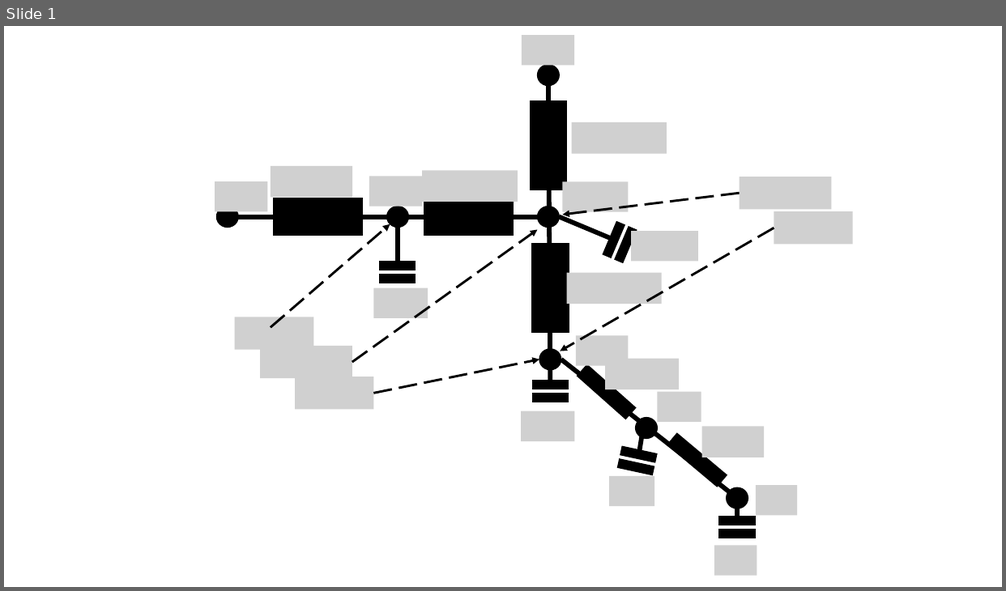
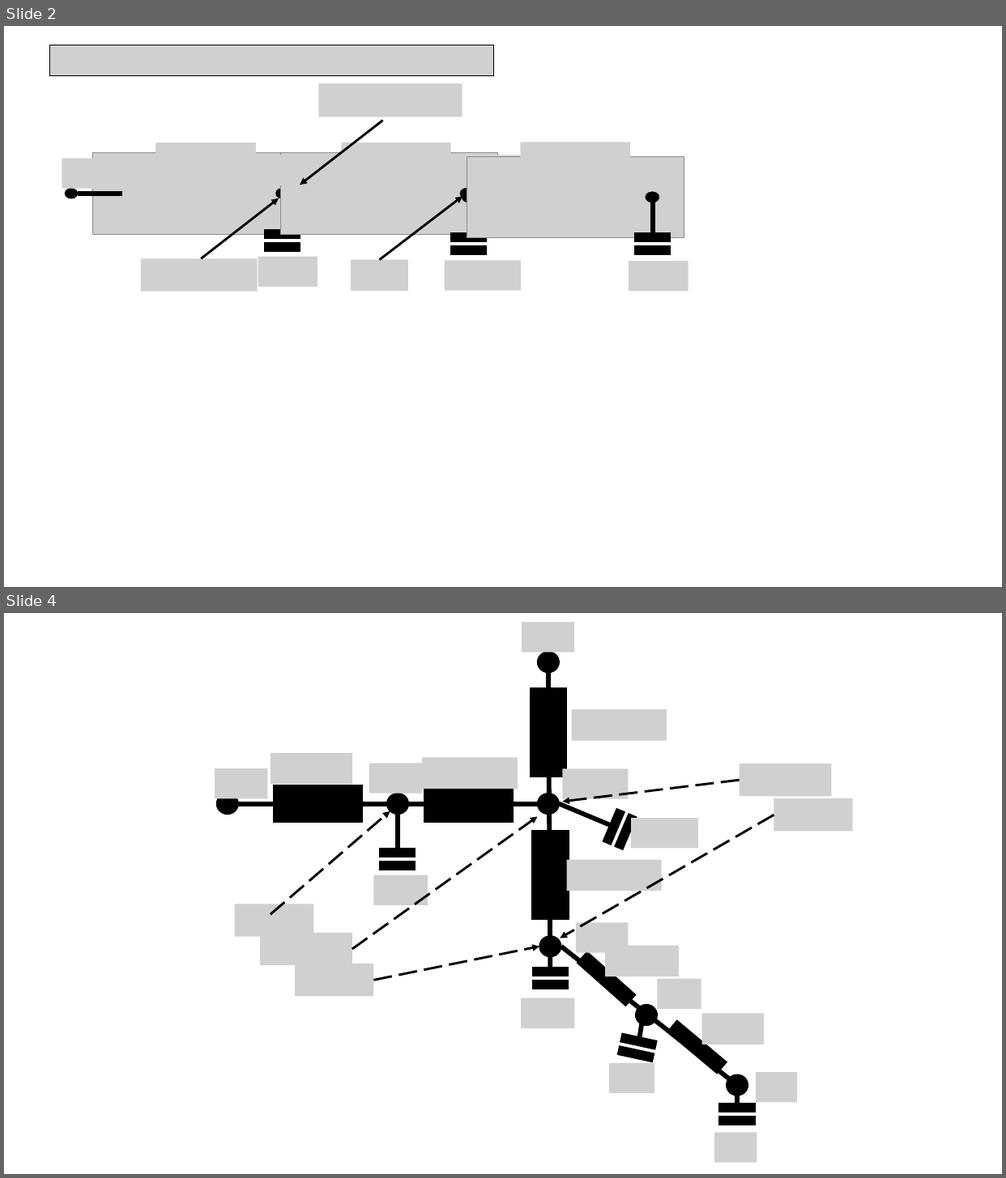
Before and after one commit to xixihaha1995/Hybrid_RC_GGMR, a slide deck: rc_network.pptx. Shown one above the other, each under a label of ours: slide 1 before the commit, slides 2 and 4 after it; the slides between them are not shown. The pictures are 1006x591 and 1006x1178 pixels, drawn with LibreOffice and Linux fonts; fonts in the diff are those of the drawing; grey boxes stand for pictures. Boxes give left, top, right and bottom in pixels: in the first picture for what was removed or moved away, otherwise in the second. Text is boxed around its words. In the diff, an @@ line names an element or a change of style, - is before the commit and + after.

```diff
--- a/rc_network.pptx
+++ b/rc_network.pptx
@@ slide 2 added at (x1=4, y1=26, x2=1002, y2=587), background #FFFFFF @@
@@ picture added at (x1=49, y1=45, x2=493, y2=75) @@
@@ picture added at (x1=318, y1=84, x2=462, y2=118) @@
@@ arrow added from (383, 120) to (300, 185), #000000 2.25 pt @@
@@ picture added at (x1=155, y1=143, x2=256, y2=174) @@
@@ picture added at (x1=342, y1=143, x2=451, y2=174) @@
@@ picture added at (x1=521, y1=142, x2=631, y2=173) @@
@@ picture added at (x1=62, y1=159, x2=127, y2=189) @@
@@ picture added at (x1=92, y1=152, x2=310, y2=234) @@
@@ picture added at (x1=253, y1=156, x2=311, y2=186) @@
@@ picture added at (x1=280, y1=152, x2=498, y2=234) @@
@@ picture added at (x1=445, y1=156, x2=521, y2=186) @@
@@ picture added at (x1=467, y1=156, x2=684, y2=238) @@
@@ picture added at (x1=624, y1=163, x2=682, y2=193) @@
@@ ellipse added at (x1=66, y1=189, x2=78, y2=199), fill #000000, outline #000000 1 pt @@
@@ line added from (78, 194) to (122, 194), #000000 4.5 pt @@
@@ ellipse added at (x1=275, y1=189, x2=288, y2=199), fill #000000, outline #000000 1 pt @@
@@ ellipse added at (x1=461, y1=189, x2=473, y2=199), fill #000000, outline #000000 1 pt @@
@@ ellipse added at (x1=462, y1=192, x2=474, y2=202), fill #000000, outline #000000 1 pt @@
@@ ellipse added at (x1=646, y1=192, x2=658, y2=202), fill #000000, outline #000000 1 pt @@
@@ ellipse added at (x1=646, y1=192, x2=658, y2=202), fill #000000, outline #000000 1 pt @@
@@ ellipse added at (x1=647, y1=192, x2=659, y2=202), fill #000000, outline #000000 1 pt @@
@@ arrow added from (201, 258) to (279, 199), #000000 2.25 pt @@
@@ arrow added from (380, 259) to (463, 197), #000000 2.25 pt @@
@@ line added from (653, 233) to (653, 199), #000000 4.5 pt @@
@@ math equal added at (x1=258, y1=222, x2=306, y2=258), fill #000000, outline #000000 1 pt @@
@@ math equal added at (x1=444, y1=226, x2=493, y2=263), fill #000000, outline #000000 1 pt @@
@@ math equal added at (x1=629, y1=226, x2=678, y2=263), fill #000000, outline #000000 1 pt @@
@@ picture added at (x1=141, y1=258, x2=258, y2=292) @@
@@ picture added at (x1=258, y1=257, x2=317, y2=287) @@
@@ picture added at (x1=351, y1=259, x2=408, y2=291) @@
@@ picture added at (x1=444, y1=260, x2=521, y2=290) @@
@@ picture added at (x1=629, y1=261, x2=689, y2=291) @@
@@ what was slide 1 is now slide 4 @@
```
Also in this commit, not shown: 1 slide changed, 1 other slide added, 1 slide removed, 18 other files.
